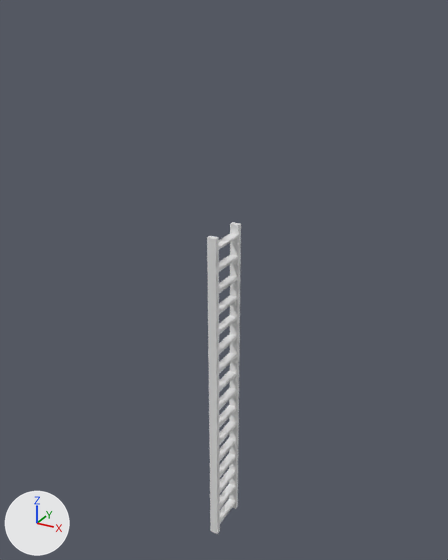
An edit to the OBJ model resources/models/ladder.obj, drawn before and after from the same camera.
Before and after are seen from a camera (50 mm lens) standing at (5.41, -9.85, 11.09) and looking at (-0.15, 0.24, 6.04). Every picture has the same lights, and +X, +Y and +Z are marked at lower left. Where no turn or scale is listed for an object, it has been applied to the vertices. Vertices at the same position are counted once.
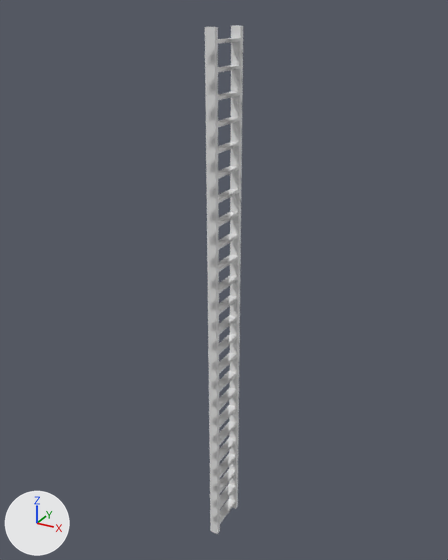
Where the change shows, as pixel boxes (x1, y1, x2, y2) in the pictures (448 x 560 px):
'Plane', reshaped (11% wider, 63% taller)
    before: (207, 222, 241, 534)
    after: (205, 26, 243, 534)
part 1 of me_plane, added
    after: (205, 26, 243, 239)

The change in detail:
me_plane is used by ob_plane; location (0.0, 0.0, 0.0).
me_plane had 456 vertices, 1060 faces and spanned x -0.09..0.09, y -0.5..0.5, z 0.0..7.2.
me_plane now has 680 vertices, 1588 faces and spans x -0.09..0.09, y -0.5..0.5, z 0.0..10.8.
me_plane part 1: 224 vertices added at x -0.09..0.09, y -0.5..0.5, z 7.4..10.8.
